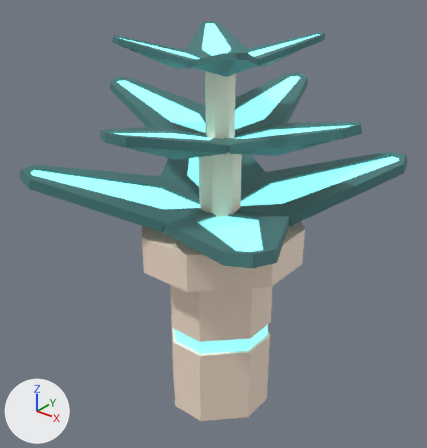
Renders of the FBX model Assets/3D Models/Machines/HeatRegulator.fbx from each side of a commit.
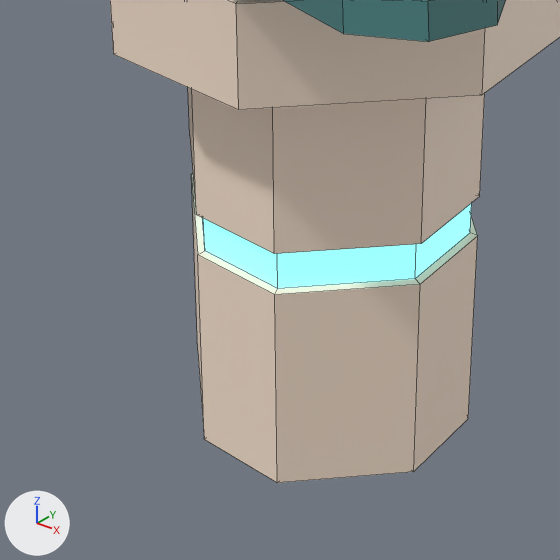
Each version appears first whole from a 50 mm lens placed at (1.511, -1.934, 2.148), pointed at (-0.037, 0.001, 0.948), and next in a close-up on the part from 25% to 70% of the width and 57% to 100% of the height. Lighting does not change. The marker at lower left points along +X, +Y and +Z. The close-ups show mesh edges as thin lines. Objects named as collision shapes, trigger or cutter boxes, shadow casters or lower levels of detail are left out. Where no turn or scale is listed for an object, it has been applied to the vertices.

The older version as bpy lines, for what is in view:
```python
me_cube_001 = bpy.data.meshes.new('Cube.001')
me_cube_001.from_pydata(...)  # 544 vertices, 522 faces; spans x -0.65..0.65, y -0.65..0.65, z 0.0..1.8
# faces by material slot: [122, 336, 64]
me_cube_001.materials.append(mat_main)  # beige #ffe9d6
me_cube_001.materials.append(mat_accent)  # dark cyan #467c7c
me_cube_001.materials.append(mat_light)  # cyan #89e8e8
ob_heatregulator_lod0 = bpy.data.objects.new('HeatRegulator_LOD0', me_cube_001)
ob_heatregulator_lod0.location = (0.0, 0.0, 0.0)
```
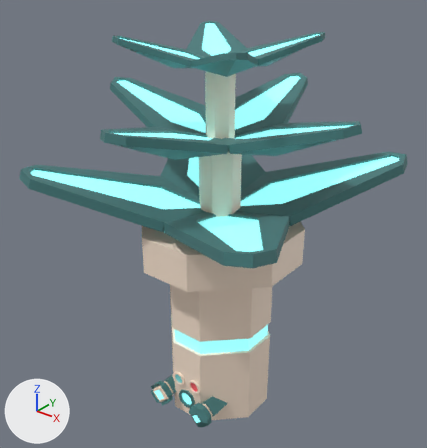
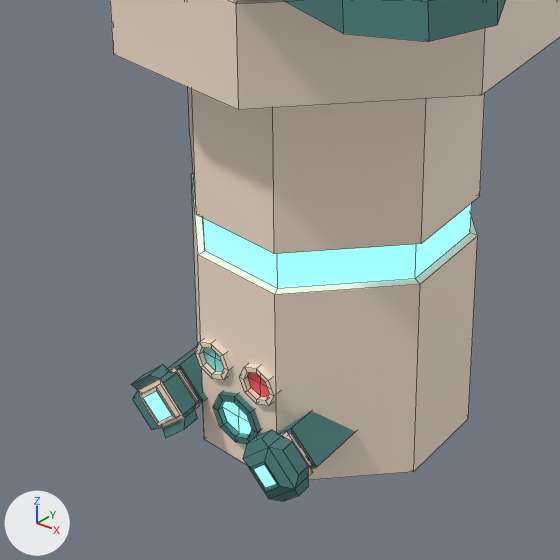
The change, as JSON lines over the scene's bpy script:
```json
{"op": "add", "block": "mat_watersymbol", "code": ["mat_watersymbol = principled_material('WaterSymbol')", "mat_watersymbol.base_color = (0.25, 0.807, 0.807)  # cyan #89e8e8"]}
{"op": "add", "block": "mat_firesymbol", "code": ["mat_firesymbol = principled_material('FireSymbol')", "mat_firesymbol.base_color = (1.0, 0.112, 0.13)  # red #ff5e65"]}
{"block": "me_cube_001", "where": "# used by ob_heatregulator_lod0; location = (0.0, 0.0, 0.0)"}
{"op": "remove", "block": "me_cube_001", "code": "me_cube_001.from_pydata(...)  # 544 vertices, 522 faces; spans x -0.65..0.65, y -0.65..0.65, z 0.0..1.8"}
{"op": "add", "block": "me_cube_001", "code": "me_cube_001.from_pydata(...)  # 675 vertices, 632 faces; spans x -0.65..0.65, y -0.65..0.65, z 0.0..1.8"}
{"block": "me_cube_001", "change": "me_cube_001 part 1: a new loose piece of 33 vertices spanning x -0.05..0.05, y -0.26..-0.16, z 0.05..0.15"}
{"block": "me_cube_001", "change": "me_cube_001 part 2: a new loose piece of 33 vertices spanning x -0.09..-0.01, y -0.26..-0.16, z 0.16..0.24"}
{"block": "me_cube_001", "change": "me_cube_001 part 3: a new loose piece of 33 vertices spanning x 0.01..0.09, y -0.26..-0.16, z 0.16..0.24"}
{"block": "me_cube_001", "change": "me_cube_001 part 4: a new loose piece of 16 vertices spanning x -0.18..-0.07, y -0.26..-0.15, z 0.05..0.15, in mat_accent (dark cyan #467c7c)"}
{"block": "me_cube_001", "change": "me_cube_001 part 5: a new loose piece of 16 vertices spanning x 0.07..0.18, y -0.26..-0.15, z 0.05..0.15, in mat_accent (dark cyan #467c7c)"}
{"op": "add", "block": "me_cube_001", "code": "me_cube_001.materials.append(mat_watersymbol)  # cyan #89e8e8"}
{"op": "add", "block": "me_cube_001", "code": "me_cube_001.materials.append(mat_firesymbol)  # red #ff5e65"}
{"op": "add", "block": "me_cube_035", "code": ["me_cube_035 = bpy.data.meshes.new('Cube.035')", "me_cube_035.from_pydata(...)  # 48 vertices, 45 faces; spans x 0.0698..0.1802, y -0.1199..-0.0499, z -0.0552..0.0552", "# faces by material slot: [12, 32, 1]", "me_cube_035.materials.append(mat_main)  # beige #ffe9d6", "me_cube_035.materials.append(mat_accent)  # dark cyan #467c7c", "me_cube_035.materials.append(mat_light)  # cyan #89e8e8"]}
{"op": "add", "block": "me_cube_034", "code": ["me_cube_034 = bpy.data.meshes.new('Cube.034')", "me_cube_034.from_pydata(...)  # 52 vertices, 49 faces; spans x -0.1858..-0.0642, y -0.1099..-0.0499, z -0.0608..0.0608", "# faces by material slot: [28, 20, 1]", "me_cube_034.materials.append(mat_main)  # beige #ffe9d6", "me_cube_034.materials.append(mat_accent)  # dark cyan #467c7c", "me_cube_034.materials.append(mat_light)  # cyan #89e8e8"]}
{"op": "add", "block": "ob_upgrade_power", "code": ["ob_upgrade_power = bpy.data.objects.new('Upgrade_Power', me_cube_035)", "ob_upgrade_power.location = (0.0, -0.211, 0.1)"]}
{"op": "add", "block": "ob_upgrade_efficiency", "code": ["ob_upgrade_efficiency = bpy.data.objects.new('Upgrade_Efficiency', me_cube_034)", "ob_upgrade_efficiency.location = (0.0, -0.211, 0.1)"]}
```

What differs and where, as boxes (x1, y1, x2, y2) in the close-ups (560 x 560 px):
```json
{"object": "HeatRegulator_LOD0", "change": "reshaped", "before": [110, 0, 560, 483], "after": [110, 0, 560, 480]}
{"object": "Upgrade_Power", "change": "added", "after": [243, 430, 313, 501], "on screen": "cyan", "faces in mat_accent (dark cyan #467c7c)": [243, 430, 308, 501], "faces in mat_light (cyan #89e8e8)": [253, 465, 277, 488], "faces in mat_main (beige #ffe9d6)": [280, 431, 313, 476]}
{"object": "Upgrade_Efficiency", "change": "added", "after": [131, 365, 199, 438], "on screen": "cyan", "faces in mat_accent (dark cyan #467c7c)": [131, 365, 197, 438], "faces in mat_main (beige #ffe9d6)": [138, 367, 199, 428], "faces in mat_light (cyan #89e8e8)": [143, 391, 172, 422]}
{"part": 1, "of": "me_cube_001", "change": "added", "after": [213, 391, 261, 444], "on screen": "cyan"}
{"part": 2, "of": "me_cube_001", "change": "added", "after": [195, 339, 232, 380]}
{"part": 3, "of": "me_cube_001", "change": "added", "after": [240, 364, 280, 406]}
{"part": 4, "of": "me_cube_001", "change": "added", "after": [168, 346, 207, 404], "on screen": "cyan"}
{"part": 5, "of": "me_cube_001", "change": "added", "after": [277, 411, 355, 469], "on screen": "cyan"}
```
